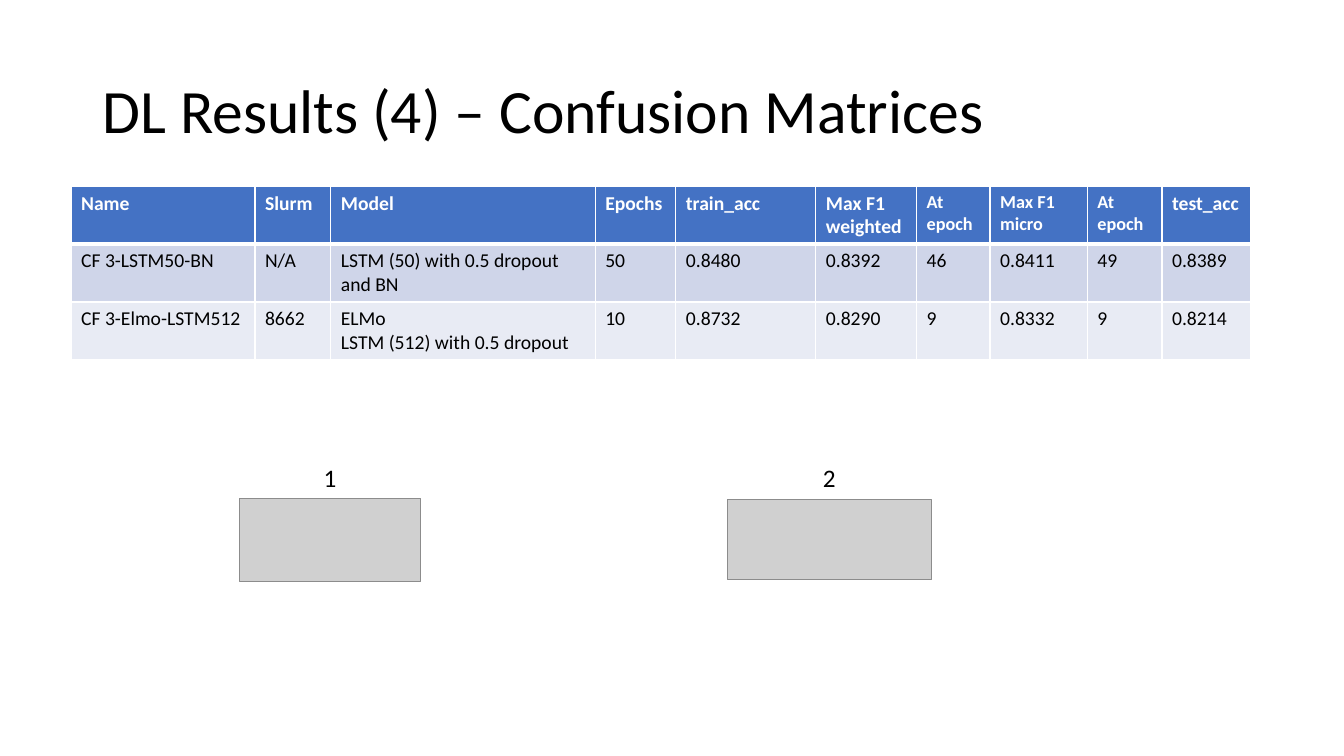
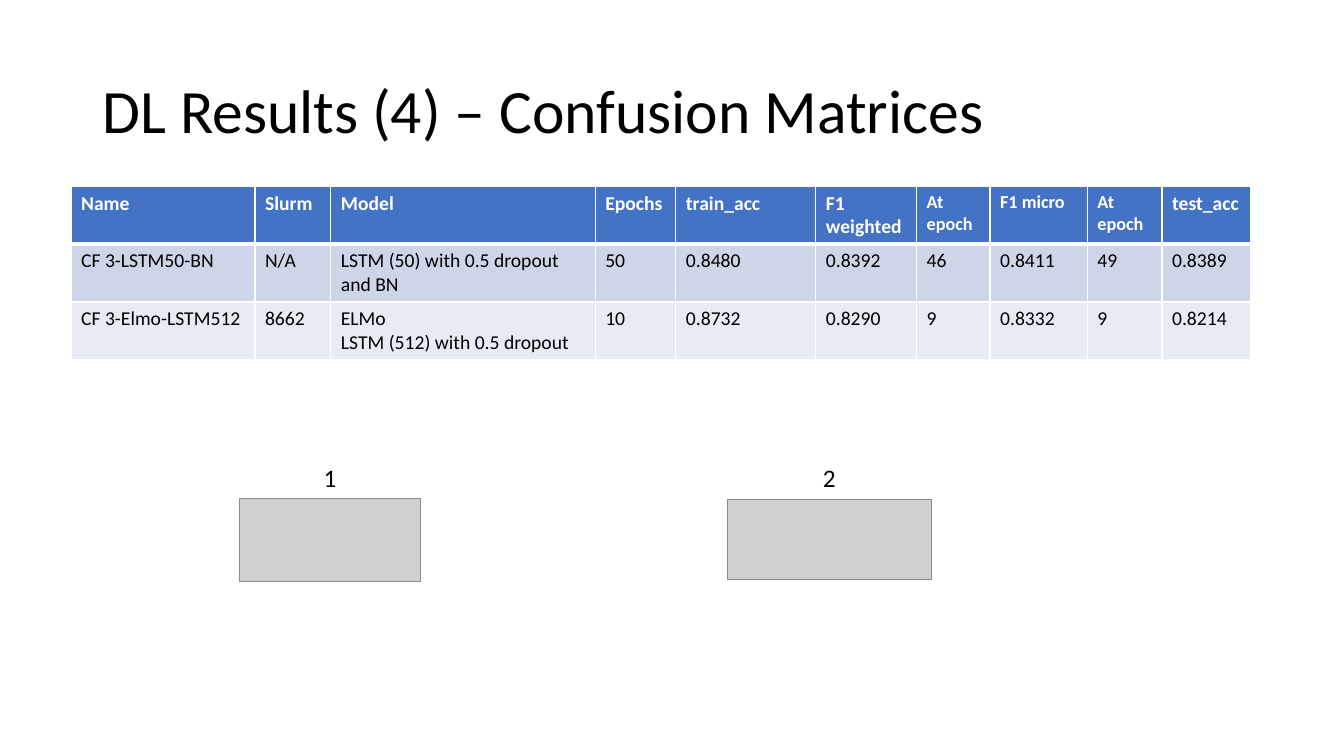
Before and after one commit to jleyland96/Cyberbullying-Detection, a slide deck: slide 78 of Project Logbook/results_log.pptx (slide 109 before the commit). Drawn at 1344x756 pixels with LibreOffice and Linux fonts; fonts in the diff are those of the drawing; grey boxes stand for pictures. Boxes give left, top, right and bottom in pixels: in the first picture for what was removed or moved away, otherwise in the second. Text is boxed around its words. In the diff, an @@ line names an element or a change of style, - is before the commit and + after.

Commit message:
demo fully ready, project presentation and results log updated

```diff
--- a/Project Logbook/results_log.pptx
+++ b/Project Logbook/results_log.pptx
@@ table at [71,187,1249,358] @@
-row 1, column 6: Max F1 weighted
+row 1, column 6: F1 weighted
-row 1, column 8: Max F1 micro
+row 1, column 8: F1 micro
```
Also in this commit, not shown: 28 other slides changed, 1 slide added, 32 slides removed, 4 other files.
